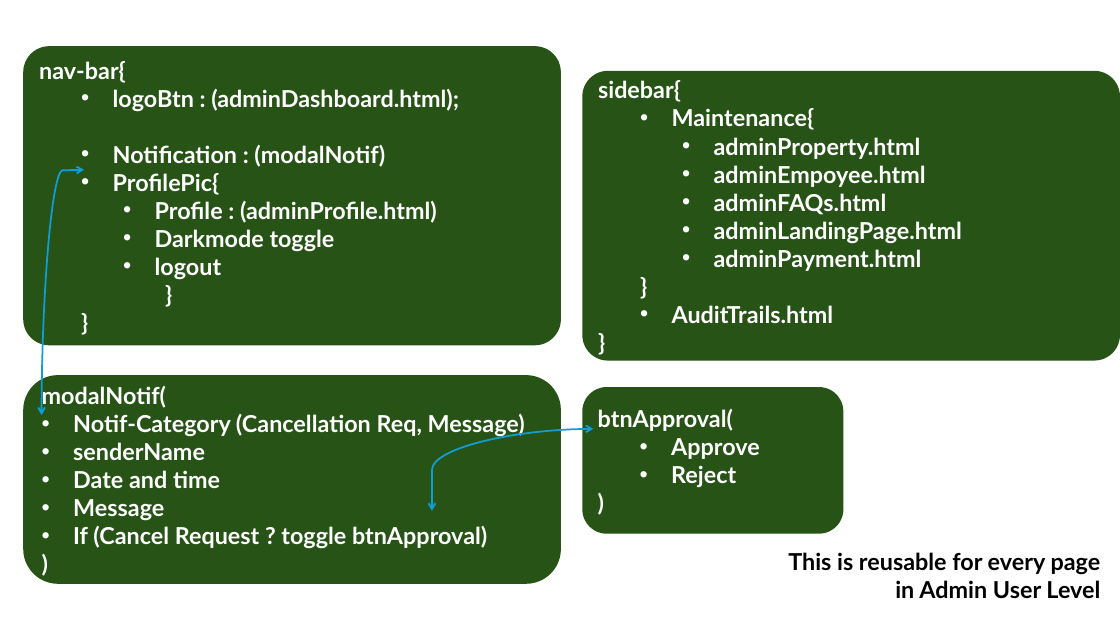
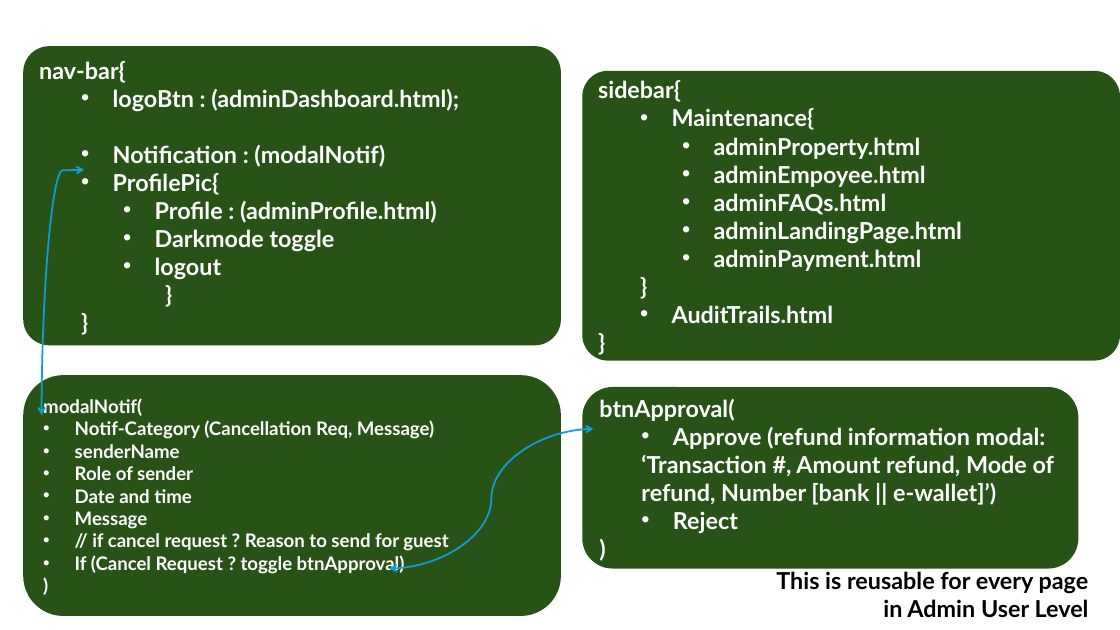
Before and after one commit to Booking-Resevation-Betcha-Homie-House/CAPSTONE-Development-Road-Map, a slide deck: slide 10 of betchaBooking-USECASE.pptx. Drawn at 1120x630 pixels with LibreOffice and Linux fonts; fonts in the diff are those of the drawing. Boxes give left, top, right and bottom in pixels: in the first picture for what was removed or moved away, otherwise in the second. Text is boxed around its words. In the diff, an @@ line names an element or a change of style, - is before the commit and + after.

```diff
--- a/betchaBooking-USECASE.pptx
+++ b/betchaBooking-USECASE.pptx
@@ rounded rectangle "modalNotif(": place and size @@
-rounded rectangle "modalNotif(" at (24,376,561,584)
+rounded rectangle "modalNotif(" at (24,376,561,617)
@@ rounded rectangle "btnApproval(": place and size @@
-rounded rectangle "btnApproval(" at (582,387,844,534)
+rounded rectangle "btnApproval(" at (582,387,1079,569)
@@ text in rounded rectangle at (43,398,434,574): size 20 to 16 pt in "modalNotif(", "Notif-Category (Cancellation Req, Message)", "senderName", "Date and time" and 3 more places @@
@@ curved double arrow moved from (593, 429) - (432, 511) to (593, 429) - (389, 569) @@
@@ text in rounded rectangle at (641,427,1055,505): text changed @@
-  • Approve
+  • Approve (refund information modal:
+  ‘Transaction #, Amount refund, Mode of refund, Number [bank || e-wallet]’)
@@ text in rounded rectangle at (75,466,193,480): paragraph added @@
+• Role of sender
@@ text in rounded rectangle at (92,533,448,551): paragraph added @@
+• // if cancel request ? Reason to send for guest
@@ text "This is reusable for every ...": place and size @@
-text "This is reusable for every ..." at (788,552,1101,599)
+text "This is reusable for every ..." at (776,571,1089,618)
```
Also in this commit, not shown: 3 other slides changed.
